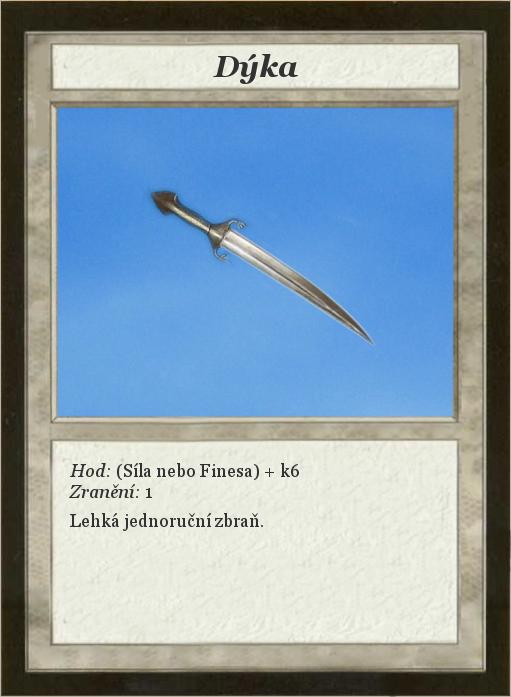
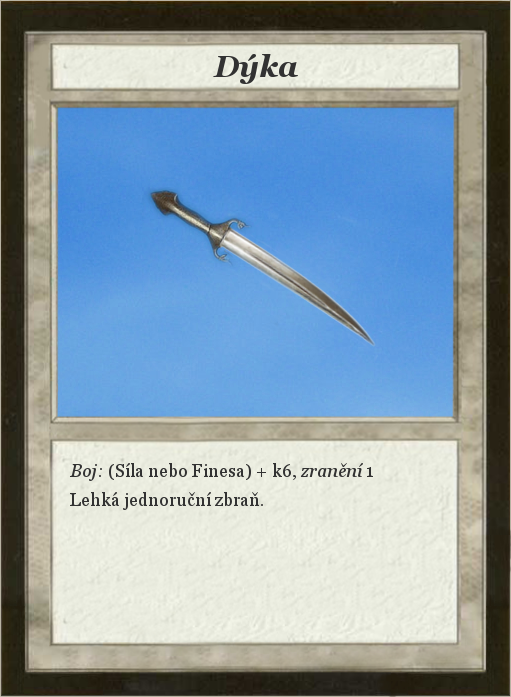
Revision of a layered (511, 697) image; what changed, layer by layer:
renamed "Hod: (Síla nebo Finesa) + k6 ..." to "Boj: (Síla nebo Finesa) + k6, ...", painted on it over box(69, 463, 373, 531)
removed layer "Background" over box(69, 463, 373, 531)
